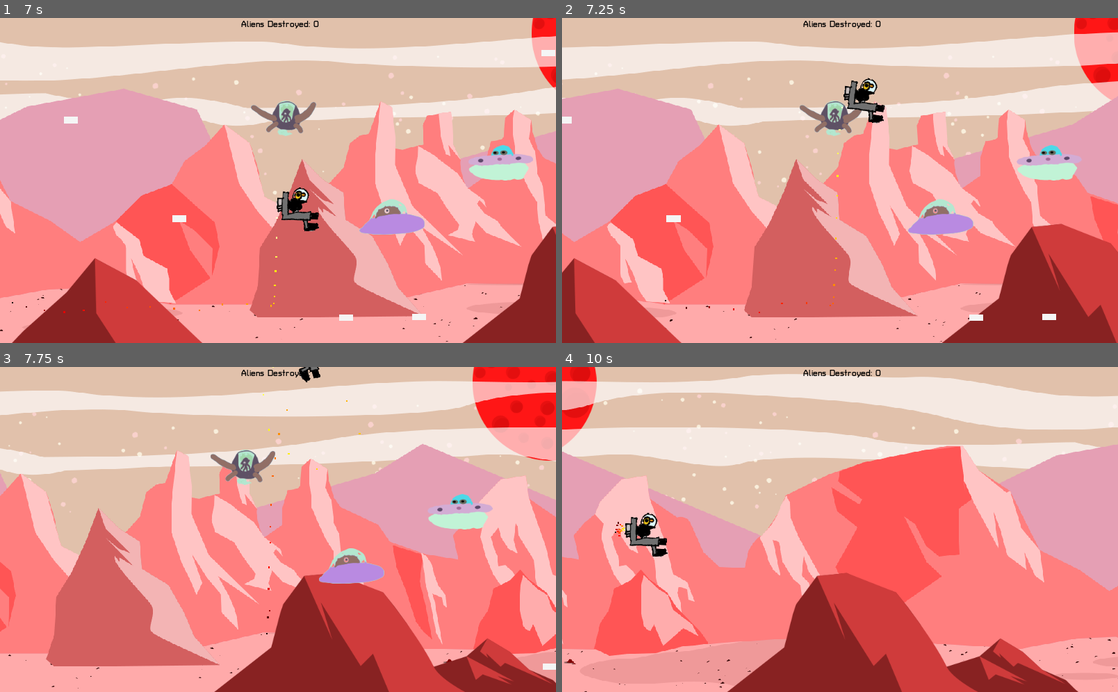
Above: before the commit, frames 1-4 (two rows, left to right).
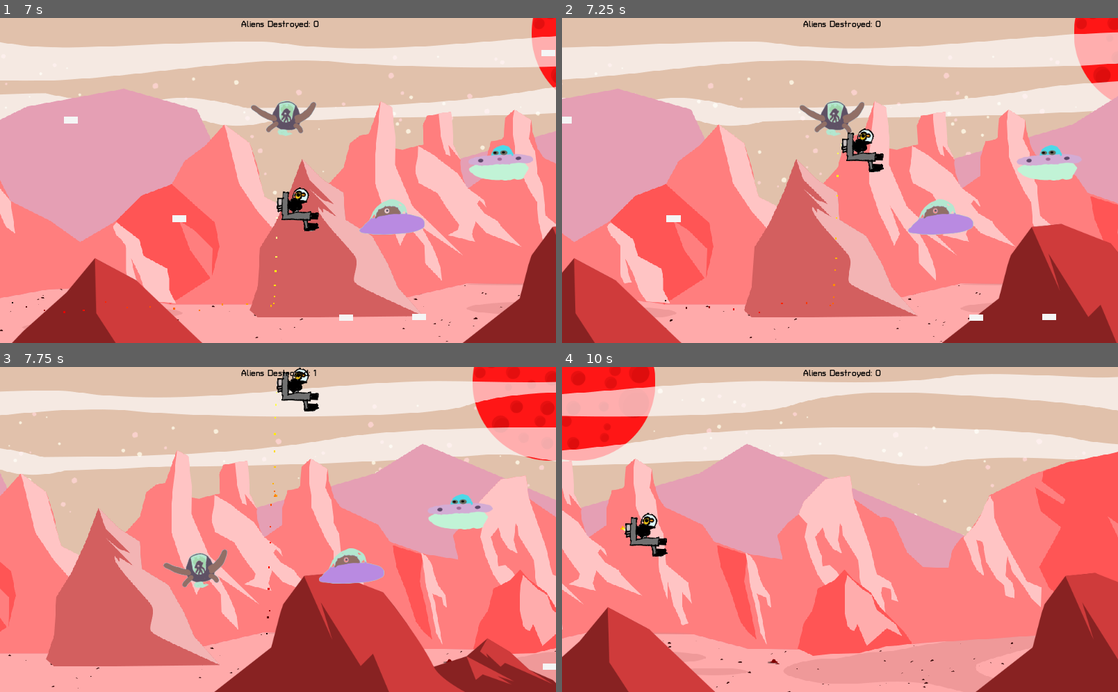
Above: after the commit, the same moments.

Repository: the-g-force/FamJam-January2021
Game: Godot game, scene res://src/Level.tscn
Two runs of this game, one before a commit and one after it. Both use one fixed random seed, a clock stepped at 60 frames per second and the inputs below.
Inputs (mouse positions are in pixels of both pictures, inside the frame that each line leads up to):
- Up to frame 1 (7 s): tap Enter at 0.5 s; hold D (move_right) 0.53-1.28 s; tap Space (fire) every 0.75 s from 0.6 to 6.6 s; hold S (move_down) 1.28-2.03 s; hold D (move_right) 2.03-2.78 s; hold W (move_up) 2.78-3.53 s; hold A (move_left) 3.53-5.03 s; hold S (move_down) 5.03-5.78 s; hold D (move_right) 5.78-6.53 s; hold W (move_up) from 6.53 s (still down)
- Up to frame 2 (7.25 s): keep holding W (move_up)
- Up to frame 3 (7.75 s): release W (move_up) at 7.28 s; hold D (move_right) from 7.28 s (still down); tap Space (fire) at 7.35 s
- Up to frame 4 (10 s): release D (move_right) at 8.03 s; hold S (move_down) 8.03-8.75 s; tap Space (fire) at 8.1 s; click (867, 562) at 8.75 s, where only the run before the commit has a clickable "PlayAgain"; click (867, 562) at 9.5 s, where only the run after the commit has a clickable "PlayAgain"

Frame 1 is identical in both runs. In frame 2, 1.1% of the frame differs, in the area x 49-59%, y 18-48%; in frame 3, 1.9%; in frame 4, 66%, in the area x 0-100%, y 0-100%.
Error after the commit: Invalid get index 'destroyed' (on base: 'KinematicBody2D (Alien.gd)'). (res://src/Duck.gd:45)

Commit message:
Follow naming conventions for _destroyed

Diff:
--- a/project/src/Alien.gd
+++ b/project/src/Alien.gd
@@ -5,7 +5,7 @@
 
 export var speed := 100
 export var shoot_delay := 2
-var destroyed := false
+var _destroyed := false
 
 onready var _AlienBullet := load("res://src/AlienBullet.tscn")
 
@@ -17,20 +17,20 @@
 
 
 func _process(delta):
-	var yspeed := 0 if not destroyed else 500*delta
-	var xspeed = -(speed*delta) if not destroyed else (-300*delta)
+	var yspeed := 0 if not _destroyed else 500*delta
+	var xspeed = -(speed*delta) if not _destroyed else (-300*delta)
 
 	var velocity := Vector2(xspeed, yspeed)
 	var collision := move_and_collide(velocity)
-	if position.y >= get_viewport_rect().size.y-40 and destroyed:
+	if position.y >= get_viewport_rect().size.y-40 and _destroyed:
 		var _explosion:Node2D = load("res://src/Explosion.tscn").instance()
 		_explosion.position = get_global_transform().origin
 		get_parent().add_child(_explosion)
 		queue_free()
-	if collision!=null and not destroyed:
+	if collision!=null and not _destroyed:
 		damage()
 
-	if destroyed:
+	if _destroyed:
 		var wobble := randi()%2
 		if wobble == 0:
 			$Sprite.rotation_degrees += 5
@@ -50,5 +50,5 @@
 
 func damage():
 	emit_signal("destroyed", self)
-	destroyed = true
+	_destroyed = true
 	$Timer.stop()
